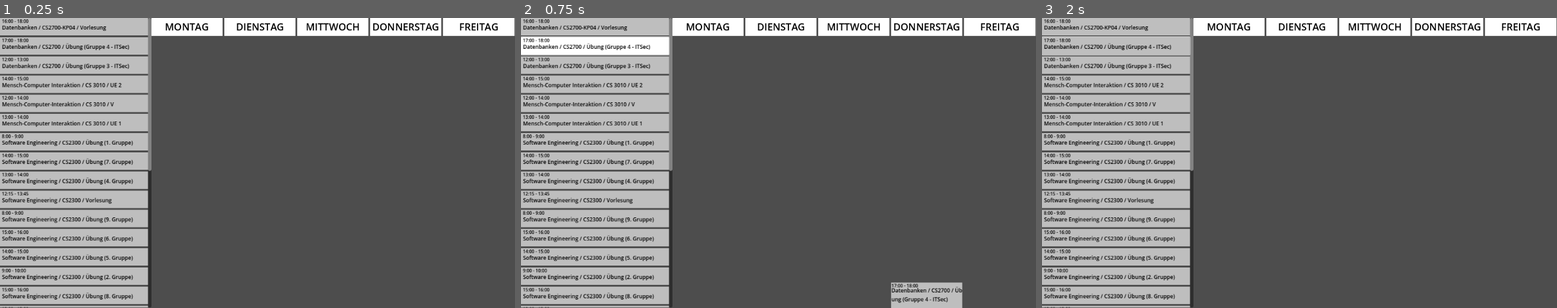
Above: before the commit, frames 1-3 (left to right).
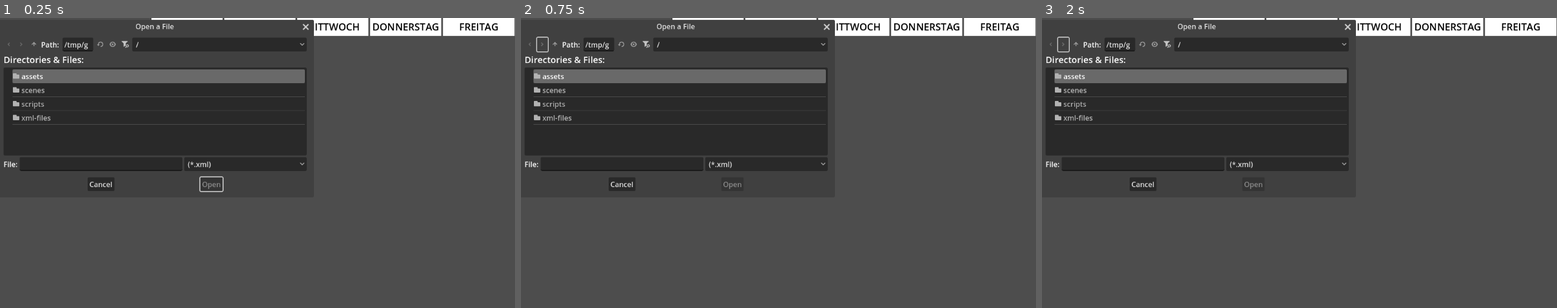
Above: after the commit, the same moments.

Repository: FlorianKloeckner/uzl-better-planner
Game: Godot game, scene res://scenes/node_2d.tscn
Two runs of this game, one before a commit and one after it. Both use one fixed random seed, a clock stepped at 60 frames per second and the inputs below.
Inputs (mouse positions are in pixels of both pictures, inside the frame that each line leads up to):
- Up to frame 1 (0.25 s): no input
- Up to frame 2 (0.75 s): click (541, 44) at 0.52 s
- Up to frame 3 (2 s): click (1062, 44) at 1.27 s

The runs differ from the first frame. In frame 1, 40% of the frame differs, in the area x 0-61%, y 0-100%; in frame 2, 41%, in the area x 0-86%, y 0-100%; in frame 3, 40%.

Commit message:
Add XML-Upload

Diff:
--- a/scenes/node_2d.tscn
+++ b/scenes/node_2d.tscn
@@ -153,3 +153,14 @@
 layout_mode = 2
 size_flags_horizontal = 3
 theme_override_constants/separation = 0
+
+[node name="FileDialog" type="FileDialog" parent="."]
+title = "Open a File"
+position = Vector2i(0, 36)
+visible = true
+ok_button_text = "Open"
+file_mode = 0
+access = 2
+filters = PackedStringArray("*.xml")
+
+[connection signal="confirmed" from="FileDialog" to="." method="_on_file_dialog_confirmed"]
--- a/scripts/node_2d.gd
+++ b/scripts/node_2d.gd
@@ -2,6 +2,8 @@
 
 const SPACE_NODE = preload("res://scenes/space_node.tscn")
 const CLASS_WIDGET = preload("res://scenes/ClassWidget.tscn")
+
+var current_file_path: String
 
 var parser = XMLParser.new()
 var start_time: String
@@ -120,7 +122,7 @@
 
 # Called when the node enters the scene tree for the first time.
 func _ready() -> void:
-	var lecture_list = parse_xml()
+	var lecture_list = parse_xml(current_file_path)
 	for l in lecture_list:
 		var instance:Variant = CLASS_WIDGET.instantiate()
 		instance.set_label(l[0])
@@ -139,9 +141,9 @@
 
 
 
-func parse_xml():
+func parse_xml(file_path: String):
 	var output: Array = []
-	parser.open("xml-files/data.xml")
+	parser.open(file_path)
 	while parser.read() != ERR_FILE_EOF:
 		if parser.get_node_name() == "Lecture" and parser.get_node_type() == parser.NODE_ELEMENT:
 			node_name = parser.get_node_name()
@@ -158,6 +160,7 @@
 					end_time = parser.get_node_data()
 				if parser.get_node_name() == "repeat" and parser.get_node_type() == parser.NODE_ELEMENT:
 					parser.read()
+					print(parser.get_node_data())
 					day = parser.get_node_data().split(" ")[1]
 			print("The Lecture: " + node_name + " (" + start_time + " - " + end_time + ")")
 			output.append([node_name, start_time, end_time, day])
@@ -173,3 +176,10 @@
 		return false
 
 	return a[0] < b[0]
+
+
+func _on_file_dialog_confirmed() -> void:
+	print("confirmed")
+	current_file_path = $FileDialog.current_path
+	print("current_file_path")
+	_ready()
